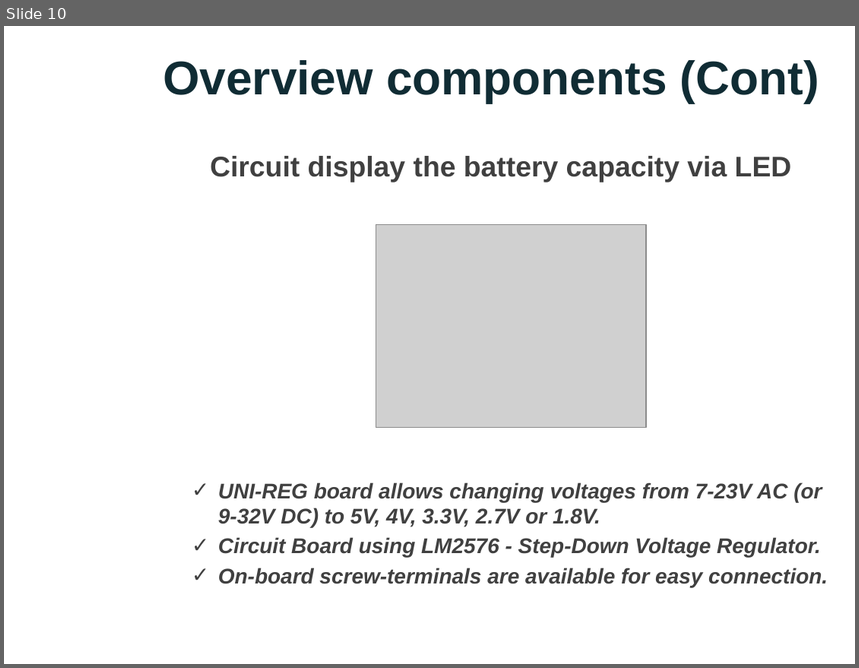
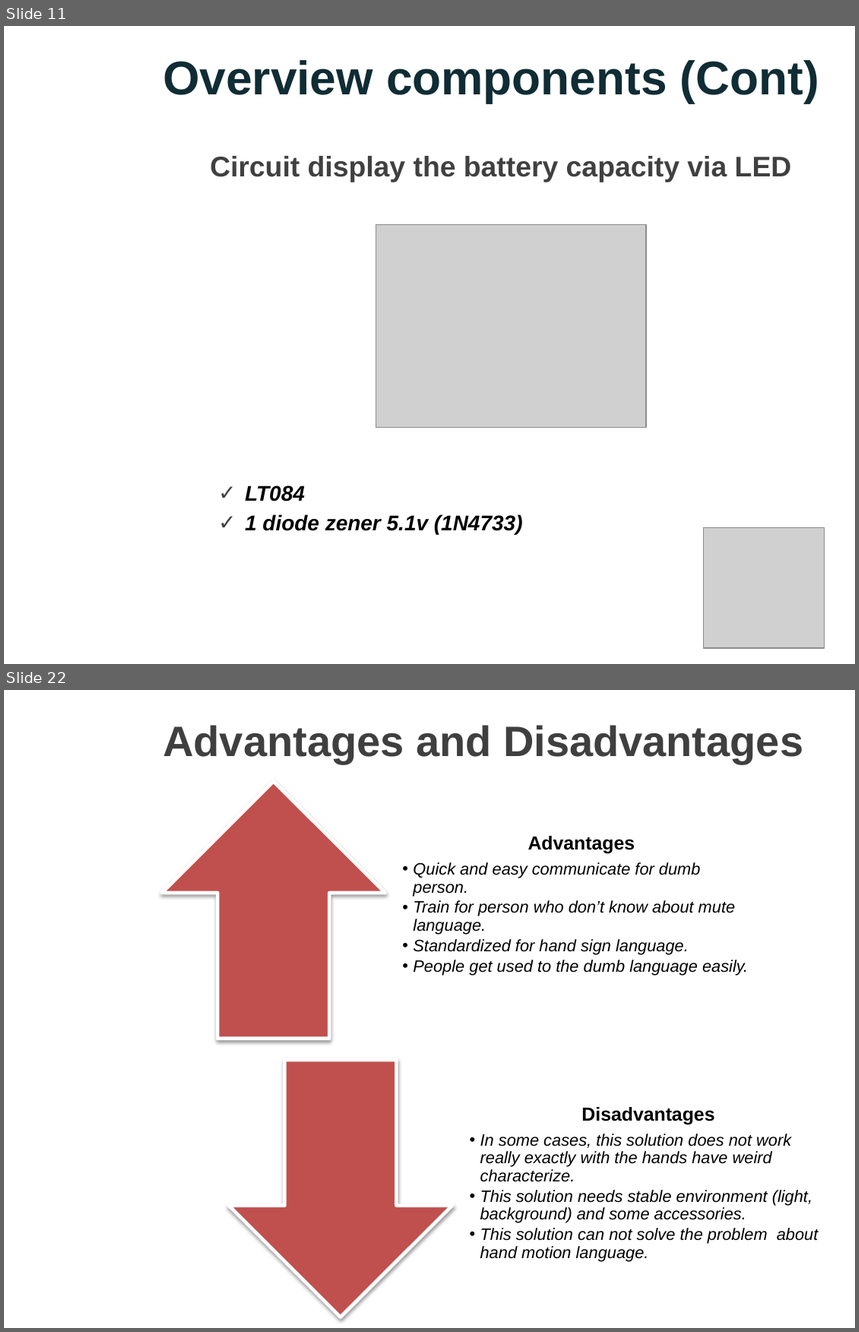
Before and after one commit to nicknguyen071093/CapstoneProject, a slide deck: Thuyettrinh/PPGroup 5.pptx. Shown one above the other, each under a label of ours: slide 10 before the commit, slides 11 and 22 after it; the slides between them are not shown. The pictures are 859x668 and 859x1332 pixels, drawn with LibreOffice and Linux fonts; fonts in the diff are those of the drawing; grey boxes stand for pictures; background and template pictures are left out. Boxes give left, top, right and bottom in pixels: in the first picture for what was removed or moved away, otherwise in the second. Text is boxed around its words. In the diff, an @@ line names an element or a change of style, - is before the commit and + after.

```diff
--- a/Thuyettrinh/PPGroup 5.pptx
+++ b/Thuyettrinh/PPGroup 5.pptx
@@ slide 22 added at box(4, 690, 855, 1328), background picture (left out) @@
@@ title added at box(163, 725, 804, 764), 36 pt, text #3F3F3F, bold @@
+Advantages and Disadvantages
@@ group added at box(161, 781, 819, 1317): 2 texts, 1 up arrow, 1 down arrow @@
+Advantages
+  •• Quick and easy communicate for dumb person.
+  •• Train for person who don’t know about mute language.
+  •• Standardized for hand sign language.
+  •• People get used to the dumb language easily.
+Disadvantages
+  •• In some cases, this solution does not work really exactly with the hands have weird characterize.
+  •• This solution needs stable environment (light, background) and some accessories.
+  •• This solution can not solve the problem about hand motion language.
@@ what was slide 10 is now slide 11 @@
@@ slide 11 changed as well @@
@@ text removed at box(218, 483, 828, 588) @@
-✓ UNI-REG board allows changing voltages from 7-23V AC (or 9-32V DC) to 5V, 4V, 3.3V, 2.7V or 1.8V.
-✓ Circuit Board using LM2576 - Step-Down Voltage Regulator.
-✓ On-board screw-terminals are available for easy connection.
@@ text added at box(245, 486, 523, 534), 18 pt, text #000000, bold, italic @@
+✓ LT084
+✓ 1 diode zener 5.1v (1N4733)
@@ picture added at box(704, 528, 825, 649) @@
```
Also in this commit, not shown: 9 other slides changed, 11 other slides added, 9 slides removed.
